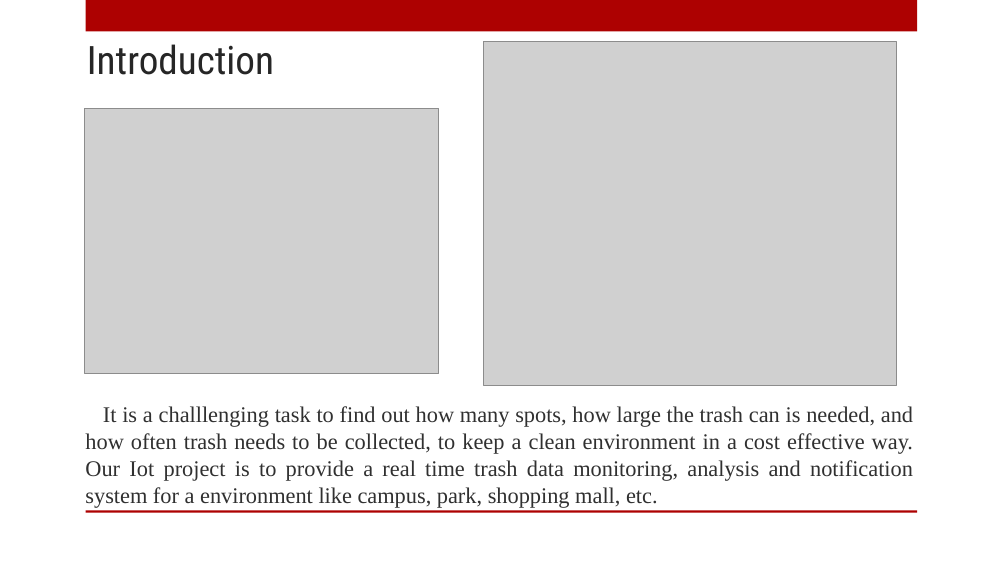
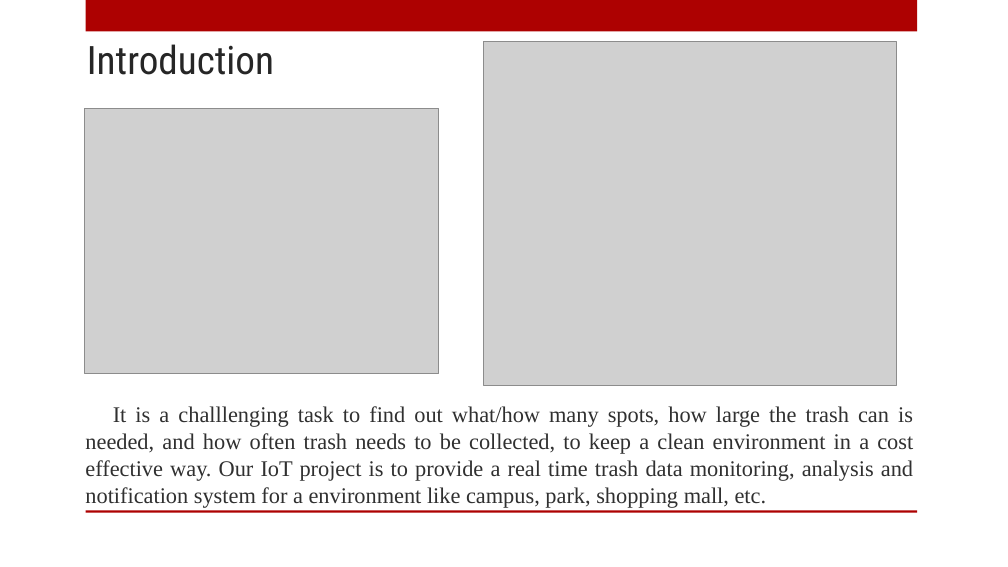
Before and after one commit to 504steven/IoT-TrashCanMonitoringSys, a slide deck: slide 2 of 297 Project Presentation.pptx. Drawn at 1008x567 pixels with LibreOffice and Linux fonts; fonts in the diff are those of the drawing; grey boxes stand for pictures; background and template pictures are left out. Boxes give left, top, right and bottom in pixels: in the first picture for what was removed or moved away, otherwise in the second. Text is boxed around its words. In the diff, an @@ line names an element or a change of style, - is before the commit and + after.

```diff
--- a/297 Project Presentation.pptx
+++ b/297 Project Presentation.pptx
@@ text at [85, 406, 913, 508]: text changed @@
-It is a challlenging task to find out how many spots, how large the trash can is needed, and how often trash needs to be collected, to keep a clean environment in a cost effective way. Our Iot project is to provide a real time trash data monitoring, analysis and notification system for a environment like campus, park, shopping mall, etc.
+It is a challlenging task to find out what/how many spots, how large the trash can is needed, and how often trash needs to be collected, to keep a clean environment in a cost effective way. Our IoT project is to provide a real time trash data monitoring, analysis and notification system for a environment like campus, park, shopping mall, etc.
```
Also in this commit, not shown: 2 other slides changed.
